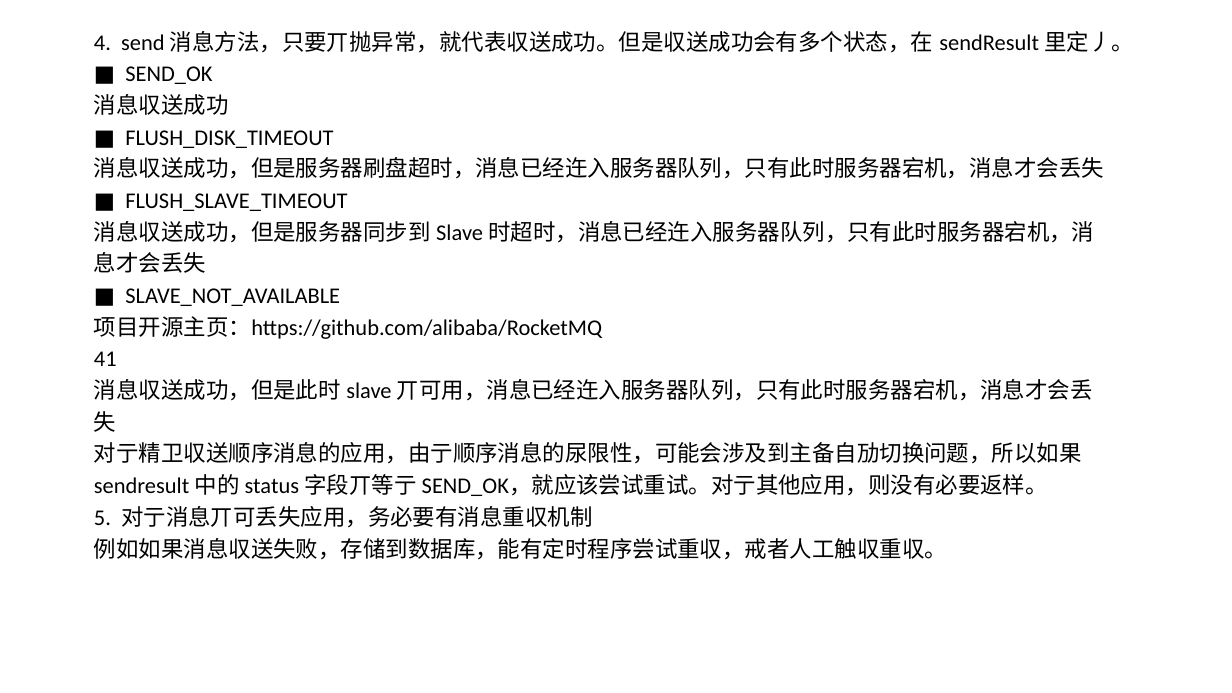
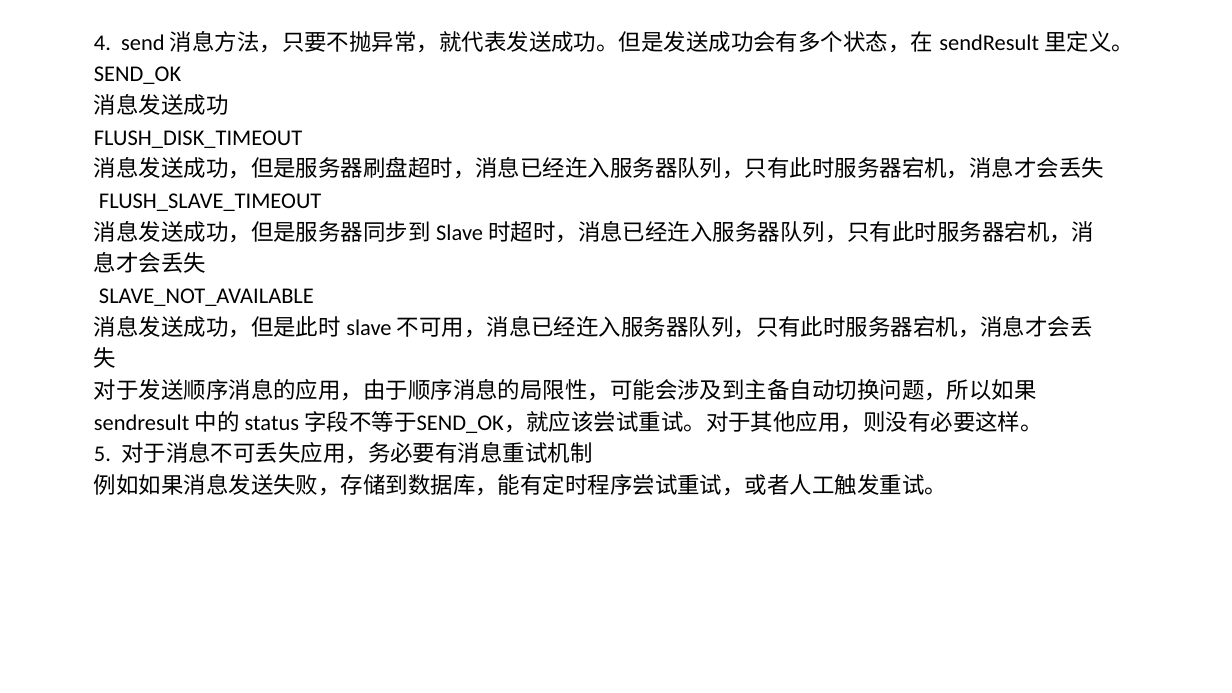
Before and after one commit to jee4a/doc, a slide deck: slide 16 of RoketMQ集群部署及应用示例.pptx. Drawn at 1232x693 pixels with LibreOffice and Linux fonts; fonts in the diff are those of the drawing. Boxes give left, top, right and bottom in pixels: in the first picture for what was removed or moved away, otherwise in the second. Text is boxed around its words. In the diff, an @@ line names an element or a change of style, - is before the commit and + after.

```diff
--- a/RoketMQ集群部署及应用示例.pptx
+++ b/RoketMQ集群部署及应用示例.pptx
@@ text at <box>94,31,1134,243</box>: text changed @@
-4. send 消息方法，只要丌抛异常，就代表収送成功。但是収送成功会有多个状态，在 sendResult 里定丿。
-■ SEND_OK
-消息収送成功
-■ FLUSH_DISK_TIMEOUT
-消息収送成功，但是服务器刷盘超时，消息已经迕入服务器队列，只有此时服务器宕机，消息才会丢失
-■ FLUSH_SLAVE_TIMEOUT
-消息収送成功，但是服务器同步到 Slave 时超时，消息已经迕入服务器队列，只有此时服务器宕机，消
+4. send 消息方法，只要不抛异常，就代表发送成功。但是发送成功会有多个状态，在 sendResult 里定义。
+SEND_OK
+消息发送成功
+FLUSH_DISK_TIMEOUT
+消息发送成功，但是服务器刷盘超时，消息已经迕入服务器队列，只有此时服务器宕机，消息才会丢失
+FLUSH_SLAVE_TIMEOUT
+消息发送成功，但是服务器同步到 Slave 时超时，消息已经迕入服务器队列，只有此时服务器宕机，消
@@ text at <box>94,288,1093,338</box>: text changed @@
-■ SLAVE_NOT_AVAILABLE
-项目开源主页：https://github.com/alibaba/RocketMQ
-41
-消息収送成功，但是此时 slave 丌可用，消息已经迕入服务器队列，只有此时服务器宕机，消息才会丢
+SLAVE_NOT_AVAILABLE
+消息发送成功，但是此时 slave 不可用，消息已经迕入服务器队列，只有此时服务器宕机，消息才会丢
@@ text at <box>94,379,1043,496</box>: text changed @@
-对亍精卫収送顺序消息的应用，由亍顺序消息的尿限性，可能会涉及到主备自劢切换问题，所以如果
-sendresult 中的 status 字段丌等亍 SEND_OK，就应该尝试重试。对亍其他应用，则没有必要返样。
-5. 对亍消息丌可丢失应用，务必要有消息重収机制
-例如如果消息収送失败，存储到数据库，能有定时程序尝试重収，戒者人工触収重収。
+对于发送顺序消息的应用，由于顺序消息的局限性，可能会涉及到主备自动切换问题，所以如果
+sendresult 中的 status 字段不等于SEND_OK，就应该尝试重试。对于其他应用，则没有必要这样。
+5. 对于消息不可丢失应用，务必要有消息重试机制
+例如如果消息发送失败，存储到数据库，能有定时程序尝试重试，或者人工触发重试。
```
Also in this commit, not shown: 6 other slides changed, 5 other files.
